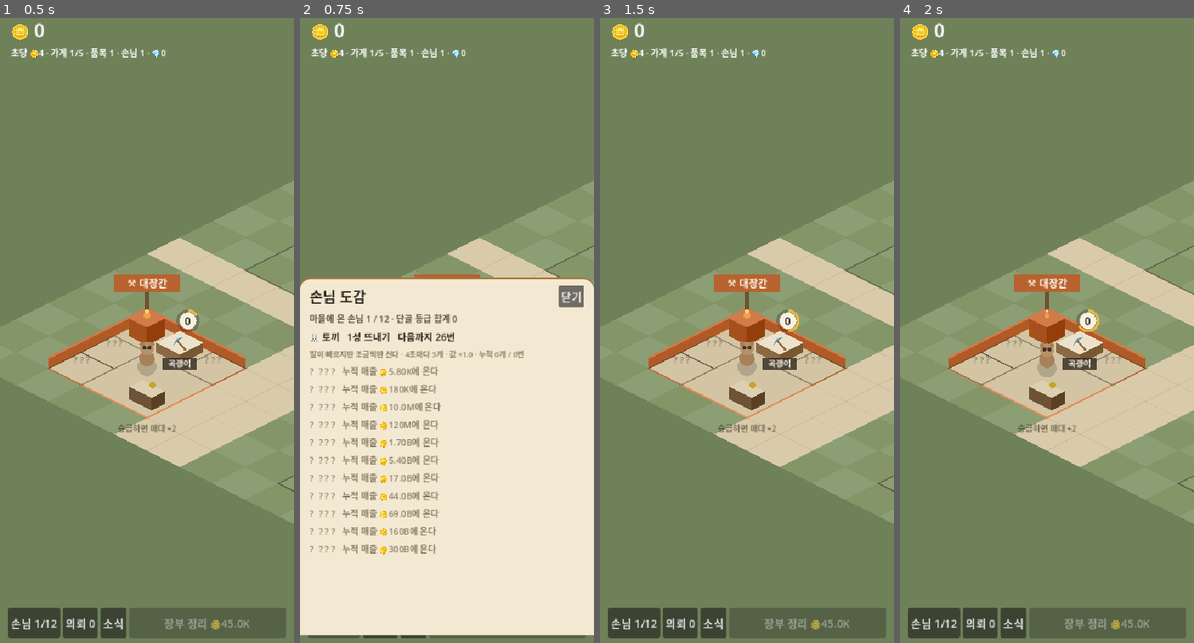
Above: before the commit, frames 1-4 (left to right).
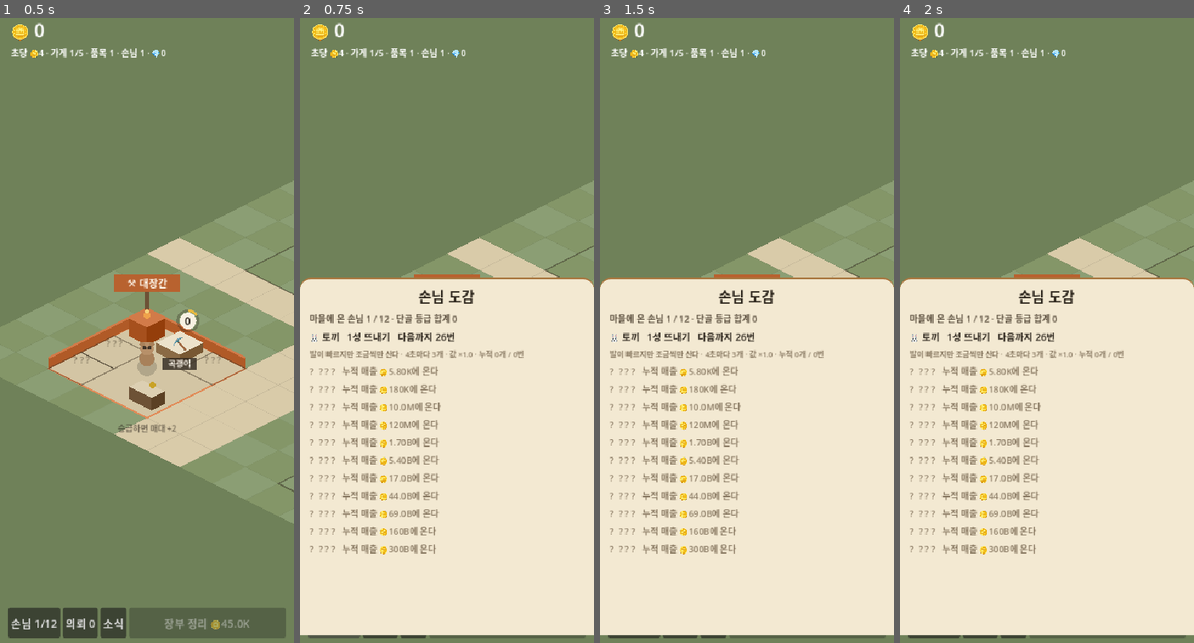
Above: after the commit, the same moments.

Repository: nonexpertchassi-creator/raccoon-hollow
Game: Godot game, scene res://main.tscn
The game is run twice, just before and just after one commit, with the same random seed, the same clock (stepped at 60 frames per second) and the same inputs.
Inputs (mouse positions are in pixels of both pictures, inside the frame that each line leads up to):
- Up to frame 1 (0.5 s): no input
- Up to frame 2 (0.75 s): click "손님 1/12" at 0.5 s
- Up to frame 3 (1.5 s): click (870, 299) at 1.25 s, where only the run before the commit has a clickable "닫기"
- Up to frame 4 (2 s): no input

Frame 1 is identical in both runs. In frame 2, 0.7% of the frame differs, in the area x 3-97%, y 42-47%; in frame 3, 56%, in the area x 0-100%, y 41-99%; in frame 4, 56%.

Commit message:
가게 창을 다시 짰다 — 갈피 셋 · 화살표 · 꾹 눌러 강화
닫기 단추를 없앴다(창 밖·아래 단추로 이미 닫힌다). 그 자리에 ‹ › 를 넣어
연 가게끼리 건너뛴다. 창을 열면 지도도 그 가게로 간다 — 화면 한가운데가
아니라 창 위에 남는 자리의 한가운데다. 가운데에 놓으면 방금 연 가게가
창 뒤로 숨는다.

레벨업·×10·최대 셋을 하나로 줄였다. 셋은 고민거리가 아니라 산수 문제였다
("지금 돈으로 몇 번이 되지?"). 꾹 누르면 계속 오르고(첫 0.35초는 쉰다 —
안 그러면 톡 누른 것도 서너 단계가 오른다), 만렙까지 갈 돈이 있으면
단추가 스스로 '최대'로 바뀐다.

여기서 하나 걸렸다. 이 창은 0.3초마다 다시 그리는데, 그러면 누르고 있던
단추가 사라져 button_up이 안 온다 — 손을 뗐는데 계속 올라간다. 뗀 것은
단추가 아니라 창이 직접 듣게 했다.

갈피 셋(제품·일손·승급)으로 갈랐다. 한 줄로 쏟으면 매대 여덟 칸일 때
승급 조건이 스크롤 저 아래라 아무도 안 본다. 찍는 도구에 SHOT_TAB을
붙였다 — 손으로 눌러야만 보이는 화면은 도구에게 없는 것이다.

물건마다 그림 자리를 뒀다(지금은 이모지). 그림 주문서에도 적었다 —
같은 그림이 매대와 썸네일 두 군데에 쓰이니 실루엣이 중요하다.

Co-Authored-By: Claude Opus 5 <noreply@anthropic.com>

Diff:
--- a/godot/main.gd
+++ b/godot/main.gd
@@ -143,6 +143,7 @@
 
 	panel = ShopPanel.new()
 	panel.sim = sim
+	panel.on_focus = _focus_shop
 	_layer.add_child(panel)
 
 	if _away != null:
@@ -295,6 +296,29 @@
 			_dragged = true                    # 8px 넘게 움직였으면 끈 것이다
 		cam.position -= mm.relative / cam.zoom.x
 		_clamp_cam()
+
+## 가게 창을 열면 지도도 그 가게로 간다.
+##
+## ★ 화면 한가운데가 아니라 **창 위에 남는 자리**의 한가운데에 놓는다.
+##   창이 아래 540px을 덮으니, 가운데에 맞추면 방금 연 그 가게가 창 뒤로 숨는다.
+##   창을 열어 놓고 지도를 손으로 끌어 찾는 것은 순전한 수고다.
+const ZOOM_SHOP := 1.25
+func _focus_shop(id: String) -> void:
+	var i: int = -1
+	for k in range(Content.SHOPS.size()):
+		if Content.SHOPS[k].id == id:
+			i = k
+	if i < 0:
+		return
+	var o: Vector2i = Iso.org(sim, i)
+	var n: int = Iso.plot_dim(sim, i)
+	var c: Vector2 = Iso.w(o.x + n * 0.5, o.y + n * 0.5)
+	var z: float = clampf(ZOOM_SHOP, ZOOM_MIN, ZOOM_MAX)
+	cam.zoom = Vector2(z, z)
+	var vh: float = get_viewport_rect().size.y
+	var band: float = maxf(140.0, vh - absf(panel.offset_top))
+	cam.position = c + Vector2(0, (vh * 0.5 - band * 0.5) / z)
+	_clamp_cam()
 
 ## 누른 자리를 붙잡고 크게·작게. 화면 한가운데를 기준으로 하면 보고 있던
 ## 가게가 손 밑에서 도망간다 — 손가락 밑의 땅은 그대로 있어야 한다.
--- a/godot/tests/shot.gd
+++ b/godot/tests/shot.gd
@@ -5,7 +5,8 @@
 ##   SHOT_MINUTES=30           얼마나 감을지
 ##   SHOT_UNTIL=bubble|grumpy  그 장면이 나올 때까지 더 감는다
 ##   SHOT_ZOOM=1.0             그 크기로 찍는다(기본은 게임이 정한 값)
-##   SHOT_PANEL=quests|guests|<가게id>   창을 열어 놓고 찍는다
+##   SHOT_PANEL=quests|guests|ledger|<가게id>   창을 열어 놓고 찍는다
+##   SHOT_TAB=items|work|rank  가게 창의 갈피를 골라서 찍는다
 var _done: bool = false
 
 func _ready() -> void:
@@ -37,6 +38,9 @@
 			main.panel.open_kind(k)
 		else:
 			main.panel.open_for(k)
+			if OS.has_environment("SHOT_TAB"):
+				main.panel.tab = OS.get_environment("SHOT_TAB")
+				main.panel.rebuild()
 	# 찍은 화면에 무엇이 들어 있는지 말해 준다 — 그림만 보면 "말풍선이 원래
 	# 안 뜨는 건지, 이번에만 없는 건지"를 못 가른다.
 	print("SHOT 손님 %d · 빈손💢 %d · 말풍선 %s · 소리 %s" % [main.village.walkers.size(),
--- a/godot/view/panel.gd
+++ b/godot/view/panel.gd
@@ -10,8 +10,22 @@
 ## 창을 세 개 만들면 여닫는 규칙도 세 벌이 되고, 그중 하나는 반드시 어긋난다.
 var kind: String = ""
 var shop_id: String = ""
+## 가게 창 안의 갈피. 한 화면에 다 쏟으면 스크롤이 길어져서 아무것도 안 읽힌다.
+var tab: String = "items"
+const TABS := [["items", "제품"], ["work", "일손"], ["rank", "승급"]]
 var _box: VBoxContainer
 var _acc: float = 0.0
+## 지도를 이 가게로 옮겨 달라고 부탁하는 줄. main이 꽂아 준다 —
+## 창이 카메라를 직접 만지면 화면 규칙이 두 군데로 흩어진다.
+var on_focus: Callable = Callable()
+## 꾹 누르고 있는 품목. 누르는 동안 계속 오른다.
+##
+## ★ 단추의 button_up을 안 쓰는 이유: 이 창은 0.3초마다 통째로 다시 그린다.
+##   그때 단추가 사라지므로 button_up이 영영 안 온다 — 손을 뗐는데 계속
+##   올라가는 고장이 된다. 그래서 **뗀 것은 창이 직접 듣는다**(_input).
+var _held: String = ""
+var _held_t: float = 0.0
+var _rep_t: float = 0.0
 
 func _ready() -> void:
 	visible = false
@@ -41,10 +55,34 @@
 	scroll.add_child(_box)
 
 func open_for(id: String) -> void:
+	if shop_id != id:
+		tab = "items"           # 다른 가게를 열면 제품부터. 남의 갈피가 남아 있으면 헷갈린다
 	kind = "shop"
 	shop_id = id
 	visible = true
+	_focus()
 	rebuild()
+
+## 이 가게가 화면 가운데 오게, 그리고 **창에 안 가리게**. 창을 열어 놓고
+## 지도를 손으로 찾아 옮기는 것은 수고다 — 열 때 이미 거기를 보고 있어야 한다.
+func _focus() -> void:
+	if on_focus.is_valid() and shop_id != "":
+		on_focus.call(shop_id)
+
+## 열린 가게만 차례로. 안 연 가게로 넘어가면 빈 창이 나온다.
+func _open_shops() -> Array:
+	var out: Array = []
+	for sh in Content.SHOPS:
+		if sim.shops.has(String(sh.id)):
+			out.append(String(sh.id))
+	return out
+
+func step_shop(dir: int) -> void:
+	var list: Array = _open_shops()
+	if list.size() < 2:
+		return
+	var i: int = list.find(shop_id)
+	open_for(String(list[(i + dir + list.size()) % list.size()]))
 
 func open_kind(k: String) -> void:
 	# 같은 것을 다시 누르면 닫힌다 — 닫기 단추를 찾아 누르는 수고를 던다
@@ -61,9 +99,32 @@
 	kind = ""
 	shop_id = ""
 
+func _input(e: InputEvent) -> void:
+	# 어디서 뗐든 꾹 누르기는 끝난다. 단추가 다시 그려지며 사라져도 안전하다.
+	if _held == "" :
+		return
+	if (e is InputEventMouseButton and not (e as InputEventMouseButton).pressed) \
+			or (e is InputEventScreenTouch and not (e as InputEventScreenTouch).pressed):
+		_held = ""
+
 func _process(delta: float) -> void:
 	if not visible:
 		return
+	# 꾹 누르고 있으면 계속 오른다. 처음 한 박자는 쉬어 준다 —
+	# 안 그러면 한 번 톡 누른 것도 두세 단계가 올라간다.
+	if _held != "":
+		_held_t += delta
+		# 처음 한 박자(0.35초)는 쉬어 준다 — 톡 누른 것까지 서너 단계가
+		# 올라가면 "한 단계만 올리고 싶다"를 할 수가 없다.
+		# 그다음은 초당 열두 번. 더 빠르면 멈추고 싶은 데서 못 멈춘다.
+		if _held_t > 0.35:
+			_rep_t += delta
+			while _rep_t >= 0.08:
+				_rep_t -= 0.08
+				if sim.at_max(_held) or sim.level_up_many(_held, 1) == 0:
+					_held = ""
+					break
+			_acc = 1.0                      # 오른 숫자를 바로 보여준다
 	# 돈이 오르면 눌릴 수 있게 된 단추가 생긴다 — 자주 다시 그린다
 	_acc += delta
 	if _acc < 0.3:
@@ -95,13 +156,14 @@
 	return l
 
 ## 제목 줄 — 어느 창이든 같은 자리에 같은 모양으로
+## 제목 줄 — 어느 창이든 같은 자리에 같은 모양으로.
+##
+## ★ 닫기 단추는 없앴다. 창 밖 아무 데나 누르면 닫히고, 아래 단추를 다시
+##   누르면 닫힌다. 닫는 길이 셋이나 되면 그중 둘은 자리만 먹는다.
 func _head(title_text: String) -> void:
-	var head := HBoxContainer.new()
 	var title := _label(title_text, 21)
-	title.size_flags_horizontal = Control.SIZE_EXPAND_FILL
-	head.add_child(title)
-	head.add_child(_btn("닫기", true, close, false))
-	_box.add_child(head)
+	title.horizontal_alignment = HORIZONTAL_ALIGNMENT_CENTER
+	_box.add_child(title)
 
 ## 눈금 — 얼마나 찼는지가 숫자보다 먼저 읽혀야 한다
 func _bar(ratio: float, col: Color) -> void:
@@ -276,83 +338,148 @@
 		_box.add_child(_label("%s %s마을 — %s" % [gg.face, gg.name, sim.item_name(h)], 13))
 
 ## ── 가게 ──
+##
+## 갈피(탭) 셋으로 가른다. 예전엔 제품·직원·강화·승급을 한 줄로 다 쏟았는데,
+## 매대가 여덟 칸까지 늘면 승급 조건은 스크롤 저 아래라 아무도 안 봤다.
+## 자주 만지는 것(제품)과 가끔 보는 것(승급)은 같은 화면에 있을 이유가 없다.
 func _shop_body() -> void:
 	if shop_id == "":
 		return
 	var shop: Dictionary = Sim.shop_by_id(shop_id)
+
+	# 제목 줄 — ‹ 가게 이름 ›. 화살표로 옆 가게로 건너간다(지도도 따라 옮긴다).
+	var many: bool = _open_shops().size() > 1
 	var head := HBoxContainer.new()
-	var title := _label("%s %s" % [shop.sign, shop.name], 21)
+	head.add_child(_btn("‹", many, func(): step_shop(-1), false))
+	var title := _label("%s %s   %s" % [shop.sign, shop.name, shop.ranks[sim.rank_of(shop_id)]], 20)
+	title.horizontal_alignment = HORIZONTAL_ALIGNMENT_CENTER
 	title.size_flags_horizontal = Control.SIZE_EXPAND_FILL
 	head.add_child(title)
-	head.add_child(_btn("닫기", true, close, false))
+	head.add_child(_btn("›", many, func(): step_shop(1), false))
 	_box.add_child(head)
-	_box.add_child(_label(String(shop.desc), 12, Color("5a4e3d")))
-
+
+	# 갈피 줄
+	var bar := HBoxContainer.new()
+	for t in TABS:
+		var key: String = String(t[0])
+		var b := _btn(String(t[1]), tab != key, func(): tab = key; rebuild())
+		b.disabled = tab == key          # 지금 보고 있는 갈피는 눌러도 소용없다
+		bar.add_child(b)
+	_box.add_child(bar)
+
+	match tab:
+		"items": _tab_items(shop)
+		"work": _tab_work(shop)
+		"rank": _tab_rank(shop)
+
+## 한 줄에 그림 하나 + 글 뭉치. 그림이 없으면 이모지가 그 자리에 선다
+## (art/items/<id>.png가 들어오면 여기만 갈아 끼운다).
+func _item_row(icon: String) -> HBoxContainer:
+	var row := HBoxContainer.new()
+	row.add_theme_constant_override("separation", 8)
+	var ic := _label(icon, 30)
+	ic.custom_minimum_size = Vector2(42, 46)
+	ic.vertical_alignment = VERTICAL_ALIGNMENT_CENTER
+	ic.horizontal_alignment = HORIZONTAL_ALIGNMENT_CENTER
+	row.add_child(ic)
+	var col := VBoxContainer.new()
+	col.size_flags_horizontal = Control.SIZE_EXPAND_FILL
+	col.add_theme_constant_override("separation", 2)
+	row.add_child(col)
+	return row
+
+func _tab_items(shop: Dictionary) -> void:
 	var cap: int = sim.stall_cap(shop_id)
 	for k in range(min(cap, shop.items.size())):
 		var it: Dictionary = shop.items[k]
-		var row := VBoxContainer.new()
+		var row: HBoxContainer = _item_row(String(it.icon))
+		var col: VBoxContainer = row.get_child(1)
 		if sim.is_open(it.id):
-			var at_max: bool = sim.at_max(it.id)
-			row.add_child(_label("%s   Lv.%d/%d   🪙%s   재고 %d/%d   %.1f초" % [
+			col.add_child(_label("%s   Lv.%d/%d   🪙%s" % [
 				sim.item_name(it.id), int(sim.lv(it.id)), int(sim.max_lv(it.id)),
-				Num.fmt(sim.price(it.id)), int(sim.items[it.id].stock),
-				int(sim.cap_of(it.id)), sim.craft_time(it.id)], 14))
-			if at_max:
-				row.add_child(_label("더 올릴 수 없다 — 가게를 승급해야 한다", 12, Color("8a7a63")))
+				Num.fmt(sim.price(it.id))], 14))
+			col.add_child(_label("재고 %d/%d · %.1f초" % [
+				int(sim.items[it.id].stock), int(sim.cap_of(it.id)), sim.craft_time(it.id)],
+				11, Color("8a7a63")))
+			if sim.at_max(it.id):
+				col.add_child(_label("더 올릴 수 없다 — 승급해야 한다", 12, Color("8a7a63")))
 			else:
-				var line := HBoxContainer.new()
-				var c1: float = sim.level_cost(it.id)
-				line.add_child(_btn("레벨업 🪙" + Num.fmt(c1), sim.money >= c1,
-					func(): sim.level_up_many(it.id, 1); rebuild()))
-				line.add_child(_btn("×10", sim.money >= sim.level_cost_many(it.id, 10),
-					func(): sim.level_up_many(it.id, 10); rebuild()))
-				line.add_child(_btn("최대", sim.affordable_levels(it.id) > 0,
-					func(): sim.level_up_many(it.id, sim.affordable_levels(it.id)); rebuild()))
-				row.add_child(line)
+				col.add_child(_level_btn(String(it.id)))
 		elif sim.asked.has(it.id):
-			row.add_child(_label("%s — 손님이 찾던 물건" % it.name, 14))
-			row.add_child(_btn("칸 열기 🪙" + Num.fmt(it.cost), sim.can_open_item(it.id),
+			col.add_child(_label("%s — 손님이 찾던 물건" % it.name, 14))
+			col.add_child(_btn("칸 열기 🪙" + Num.fmt(it.cost), sim.can_open_item(it.id),
 				func(): sim.open_item(it.id); rebuild()))
 		else:
-			row.add_child(_label("? ? ?   아직 아무도 찾지 않았다", 13, Color("8a7a63")))
+			col.add_child(_label("? ? ?   아직 아무도 찾지 않았다", 13, Color("8a7a63")))
 		_box.add_child(row)
 
 	if shop.items.size() > cap:
 		_box.add_child(_label("승급하면 매대 %d칸이 더 생긴다" % (shop.items.size() - cap), 12, Color("8a7a63")))
 
-	# 직원
+## 강화 단추 하나.
+##
+## ★ 예전엔 [레벨업][×10][최대] 셋이었다. 셋은 고민거리가 아니라 산수 문제다 —
+##   "지금 돈으로 몇 번이 되지?"를 사람이 대신 풀어야 했다.
+##   하나로 줄이고, **꾹 누르면 원하는 만큼** 오른다.
+##   그리고 지금 돈으로 만렙까지 갈 수 있으면 단추가 스스로 '최대'로 바뀐다 —
+##   그때는 한 번 누르는 게 맞고, 그 사실을 사람이 알아채야 할 이유가 없다.
+func _level_btn(id: String) -> Button:
+	var need: int = int(sim.max_lv(id) - sim.lv(id))
+	var afford: int = sim.affordable_levels(id)
+	if need > 0 and afford >= need:
+		return _btn("최대 Lv.%d 🪙%s" % [int(sim.max_lv(id)), Num.fmt(sim.level_cost_many(id, need))],
+			true, func(): sim.level_up_many(id, need); rebuild())
+	var c: float = sim.level_cost(id)
+	var b: Button = _btn("레벨업 🪙" + Num.fmt(c), sim.money >= c,
+		func(): sim.level_up_many(id, 1); rebuild())
+	if sim.money >= c:
+		# 꾹 누르기는 여기서 시작만 한다 — 끝내는 것은 창이 듣는다(_input)
+		b.button_down.connect(func(): _held = id; _held_t = 0.0; _rep_t = 0.0)
+	return b
+
+## 일손과 이 가게만의 강화. 둘 다 "한 번 사면 계속 도는 것"이라 같이 둔다.
+func _tab_work(_shop: Dictionary) -> void:
 	var smax: float = sim.staff_max(shop_id)
+	_box.add_child(_label("일손  점장 1 + 직원 %d/%d" % [int(sim.staff_of(shop_id)), int(smax)], 15))
+	_box.add_child(_label("직원이 있으면 계산 중에도 생산이 안 멈춘다", 11, Color("8a7a63")))
 	if sim.staff_of(shop_id) < smax:
 		var sc: float = sim.staff_cost(shop_id)
-		_box.add_child(_label("일손  점장 1 + 직원 %d/%d · 계산 중에도 생산이 안 멈춘다" % [
-			int(sim.staff_of(shop_id)), int(smax)], 13))
 		_box.add_child(_btn("직원 들이기 🪙" + Num.fmt(sc), sim.can_hire_staff(shop_id),
 			func(): sim.hire_staff(shop_id); rebuild()))
-
-	# 이 가게만의 강화 — 가게마다 다른 한 가지. 왜 좋은지가 한 줄로 보여야 고민이 된다
+	else:
+		_box.add_child(_label("이 등급에서 쓸 수 있는 일손은 다 찼다", 12, Color("4a7c59")))
+
 	var ud: Variant = sim.shop_up_def(shop_id)
-	if ud != null:
-		var ulv: int = sim.shop_up_lv(shop_id)
-		_box.add_child(_label("%s %s  %d/%d — %s" % [
-			ud.face, ud.name, ulv, int(ud.max), ud.desc], 14))
-		var uc: Variant = sim.shop_up_cost(shop_id)
-		if uc == null:
-			_box.add_child(_label("끝까지 올렸다", 12, Color("4a7c59")))
-		else:
-			_box.add_child(_btn("올리기 🪙" + Num.fmt(uc), sim.can_buy_shop_up(shop_id),
-				func(): sim.buy_shop_up(shop_id); rebuild()))
-
-	# 승급 — 못 하는 이유가 보여야 목표가 된다
+	if ud == null:
+		return
+	var ulv: int = sim.shop_up_lv(shop_id)
+	_box.add_child(_label("%s %s  %d/%d" % [ud.face, ud.name, ulv, int(ud.max)], 15))
+	_box.add_child(_label(String(ud.desc), 11, Color("8a7a63"), true))
+	_bar(float(ulv) / float(ud.max), Color("a8763e"))
+	var uc: Variant = sim.shop_up_cost(shop_id)
+	if uc == null:
+		_box.add_child(_label("끝까지 올렸다", 12, Color("4a7c59")))
+	else:
+		_box.add_child(_btn("올리기 🪙" + Num.fmt(uc), sim.can_buy_shop_up(shop_id),
+			func(): sim.buy_shop_up(shop_id); rebuild()))
+
+## 승급 — 못 하는 이유가 보여야 목표가 된다. 체크리스트로 세운다.
+func _tab_rank(shop: Dictionary) -> void:
 	var r: Variant = sim.promote_reqs(shop_id)
 	if r == null:
-		_box.add_child(_label("%s 등급 — 더 오를 곳이 없다" % shop.ranks[sim.rank_of(shop_id)], 13, Color("a8763e")))
-	else:
-		var ok: bool = sim.can_promote(shop_id)
-		_box.add_child(_label("%s → %s 등급으로 승급" % [
-			shop.ranks[sim.rank_of(shop_id)], shop.ranks[r.rank]], 15, Color("a8763e")))
-		for x in r.list:
-			_box.add_child(_label(("✓ " if x.ok else "· ") + String(x.text), 12,
-				Color("4a7c59") if x.ok else Color("8a7a63")))
-		_box.add_child(_btn("승급하기 🪙" + Num.fmt(r.cost) if ok else "조건을 채워야 한다", ok,
-			func(): sim.promote(shop_id); rebuild()))
+		_box.add_child(_label("%s 등급 — 더 오를 곳이 없다" % shop.ranks[sim.rank_of(shop_id)], 15, Color("a8763e")))
+		return
+	_box.add_child(_label("%s → %s 등급" % [shop.ranks[sim.rank_of(shop_id)], shop.ranks[r.rank]], 17, Color("a8763e")))
+	var done: int = 0
+	for x in r.list:
+		if x.ok:
+			done += 1
+	_bar(float(done) / float(r.list.size()), Color("4a7c59"))
+	_box.add_child(_label("조건 %d / %d" % [done, r.list.size()], 11, Color("8a7a63")))
+	for x in r.list:
+		_box.add_child(_label(("✅ " if x.ok else "⬜ ") + String(x.text), 13,
+			Color("4a7c59") if x.ok else Color("5a4e3d"), true))
+	var ok: bool = sim.can_promote(shop_id)
+	_box.add_child(_btn("승급하기 🪙" + Num.fmt(r.cost) if ok else "조건을 채워야 한다", ok,
+		func(): sim.promote(shop_id); rebuild()))
+	_box.add_child(_label("승급하면 매대가 늘고, 값이 오르고, 일손을 더 쓸 수 있다", 11, Color("8a7a63"), true))
Not shown, changed: ASSETS.md
Not shown, changed: PLAN.md
Not shown, changed: tools/art.mjs
